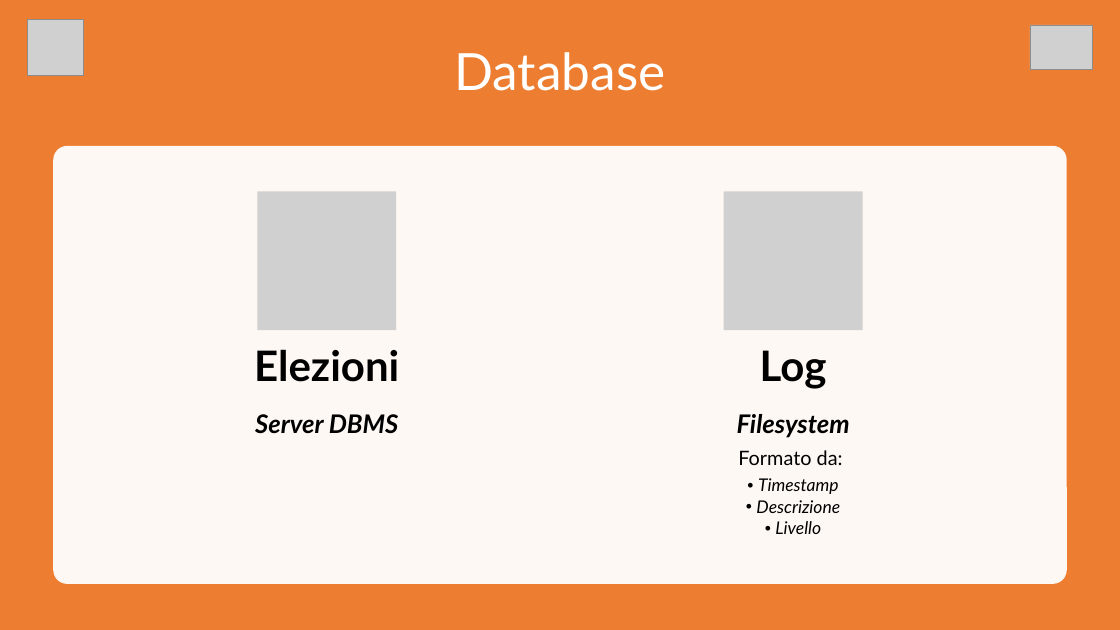
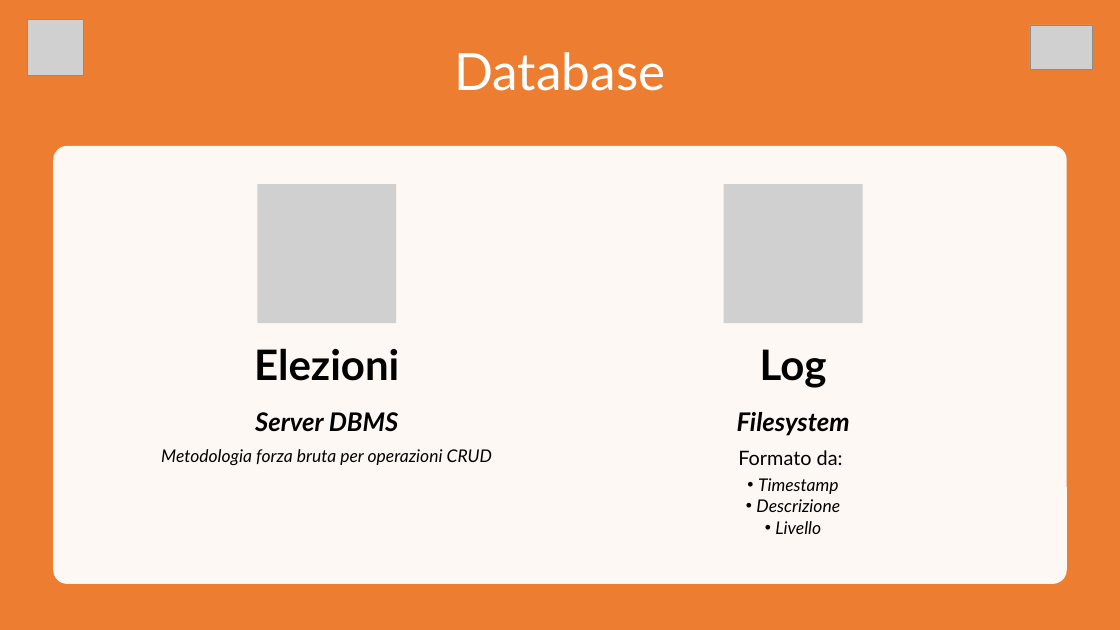
Before and after one commit to RiccardoBarbieri/iovoto, a slide deck: slide 6 of ioVoto.pptx (slide 7 before the commit). Drawn at 1120x630 pixels with LibreOffice and Linux fonts; fonts in the diff are those of the drawing; grey boxes stand for pictures. Boxes give left, top, right and bottom in pixels: in the first picture for what was removed or moved away, otherwise in the second. Text is boxed around its words. In the diff, an @@ line names an element or a change of style, - is before the commit and + after.

```diff
--- a/ioVoto.pptx
+++ b/ioVoto.pptx
@@ picture: place and size @@
-picture at [257,192,396,330]
+picture at [257,184,396,323]
@@ picture: place and size @@
-picture at [724,192,863,330]
+picture at [724,184,863,323]
@@ text at [255,412,399,432]: line spacing 0.9 to 1 @@
@@ text at [737,412,850,465]: line spacing 0.9 to 1 @@
@@ text at [161,449,492,465]: paragraph added @@
+Metodologia forza bruta per operazioni CRUD
```
Also in this commit, not shown: 3 other slides changed, 1 slide removed, 2 other files.
